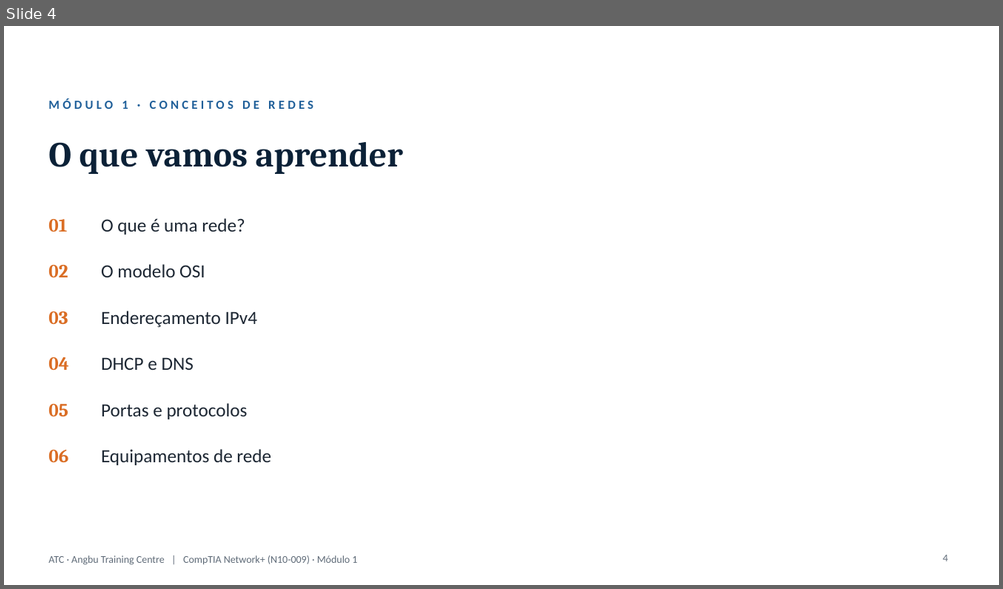
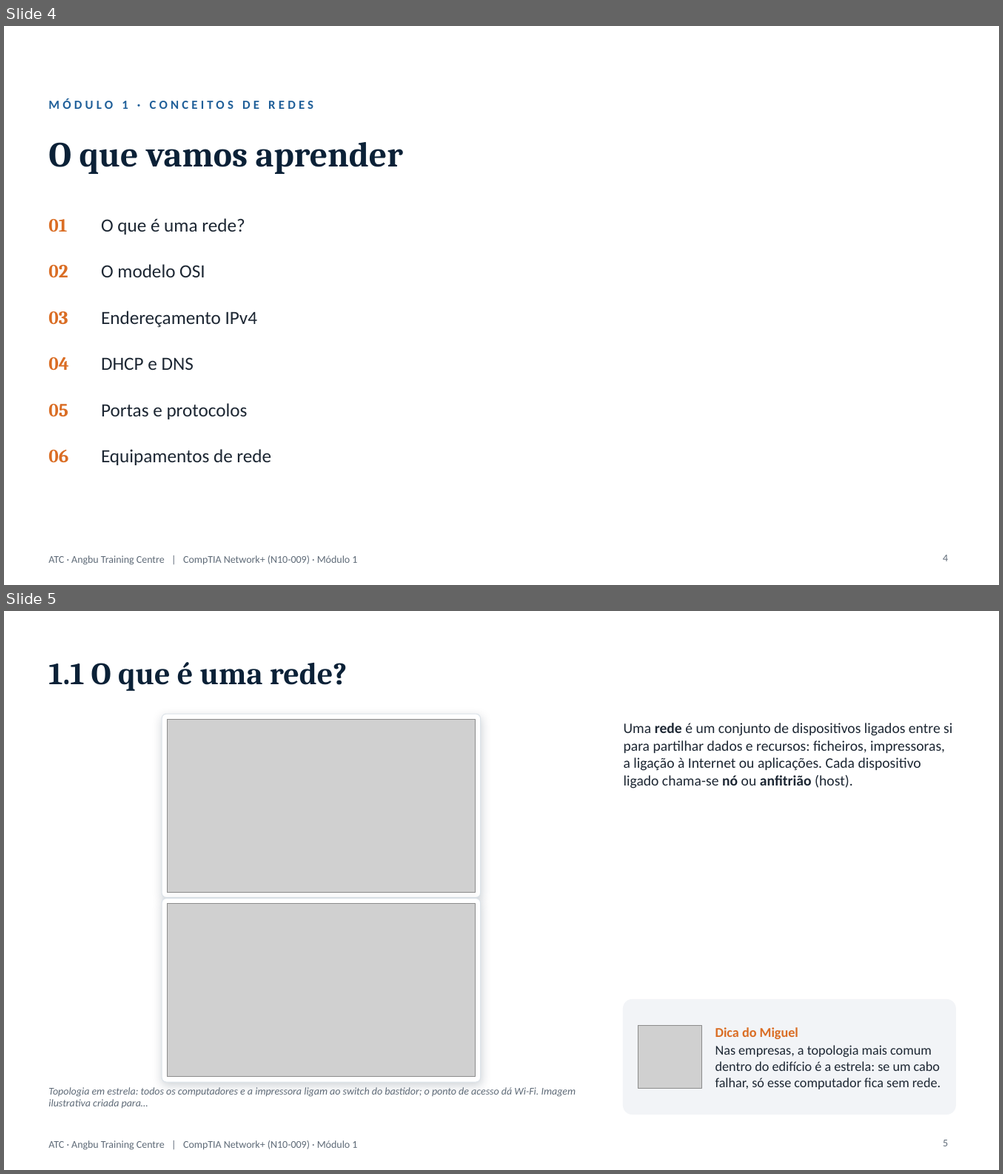
Before and after one commit to almeidaojose36/atc_lms, a slide deck: producao/apresentacoes/CompTIA_Network+_Modulo1.pptx. Shown one above the other, each under a label of ours: slide 4 before the commit, slides 4 and 5 after it. The pictures are 1003x589 and 1003x1174 pixels, drawn with LibreOffice and Linux fonts; fonts in the diff are those of the drawing; grey boxes stand for pictures; background and template pictures are left out. Boxes give left, top, right and bottom in pixels: in the first picture for what was removed or moved away, otherwise in the second. Text is boxed around its words. In the diff, an @@ line names an element or a change of style, - is before the commit and + after.

```diff
--- a/producao/apresentacoes/CompTIA_Network+_Modulo1.pptx
+++ b/producao/apresentacoes/CompTIA_Network+_Modulo1.pptx
@@ slide 5 added at (4,611,999,1170), background #FFFFFF; not listed: 1 template element that a slide beside it also shows @@
@@ title added at (48,662,347,691), 30 pt, text #0B2137, bold @@
+1.1 O que é uma rede?
@@ rounded rectangle added at (162,714,480,897), fill #FFFFFF, outline #DCE3E9 0.75 pt @@
@@ picture added at (167,719,475,893) @@
@@ text added at (623,723,952,789), 14 pt, text #1D2733 @@
+Uma rede é um conjunto de dispositivos ligados entre si para partilhar dados e recursos: ficheiros, impressoras, a ligação à Internet ou aplicações. Cada dispositivo ligado chama-se nó ou anfitrião (host).
@@ rounded rectangle added at (162,898,480,1082), fill #FFFFFF, outline #DCE3E9 0.75 pt @@
@@ picture added at (167,903,475,1077) @@
@@ rounded rectangle added at (623,999,956,1115), fill #F2F4F7, outline #F2F4F7 1 pt @@
@@ picture added at (638,1026,702,1089) @@
@@ text added at (715,1028,940,1090), 13 pt, text #1D2733 @@
+Dica do Miguel
+Nas empresas, a topologia mais comum dentro do edifício é a estrela: se um cabo falhar, só esse computador fica sem rede.
@@ text added at (48,1088,576,1108), 10 pt, text #5F6B78, italic @@
+Topologia em estrela: todos os computadores e a impressora ligam ao switch do bastidor; o ponto de acesso dá Wi-Fi. Imagem ilustrativa criada para…
@@ page number added at (942,1140,948,1147), 10 pt, text #5F6B78 @@
+5
```
Also in this commit, not shown: 6 slides changed, 5 other slides added, 27 other files.
